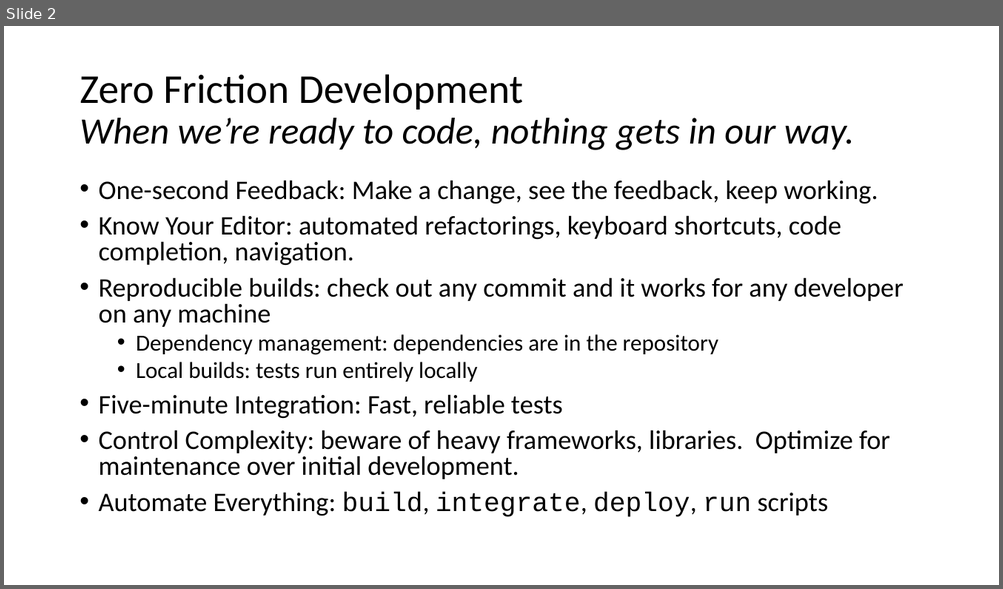
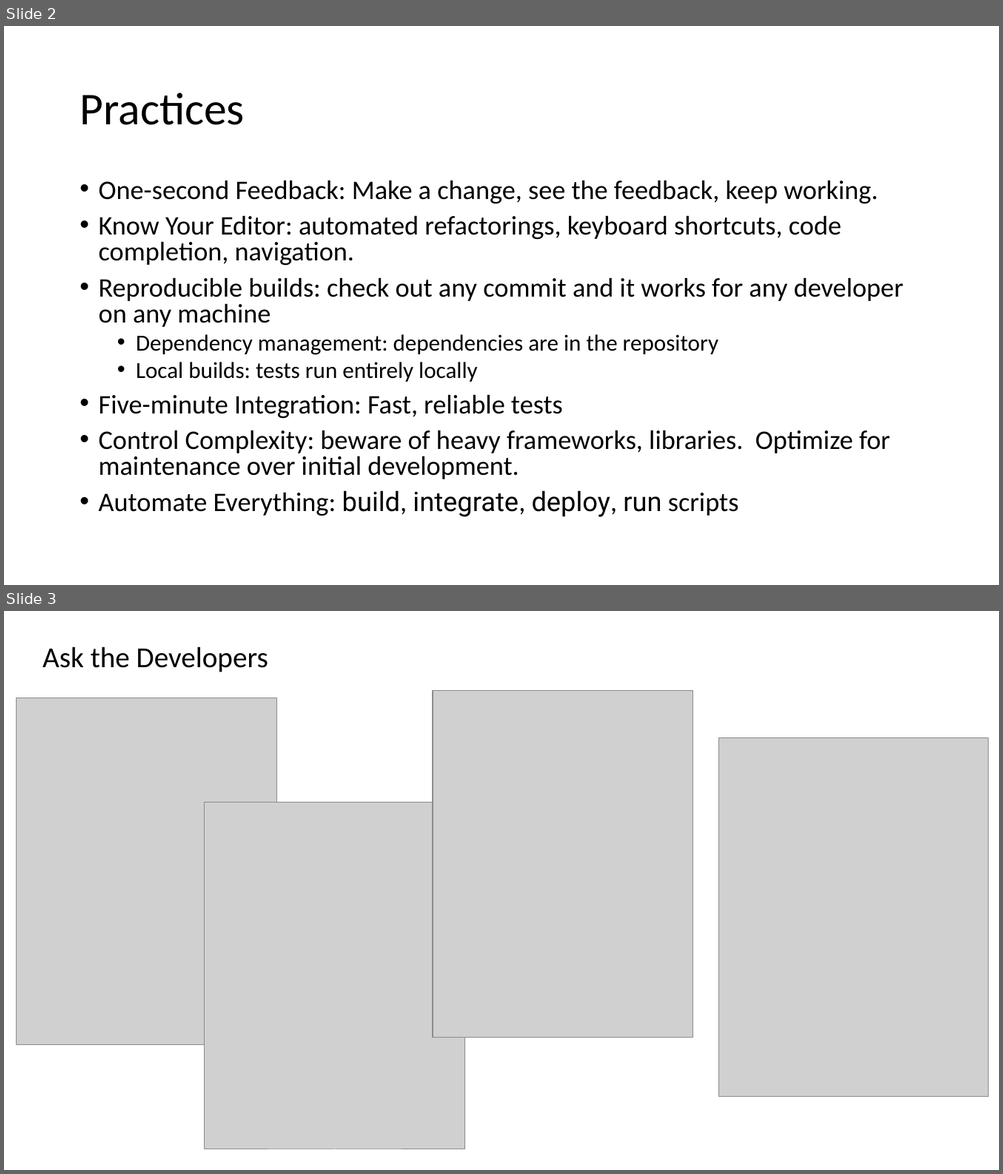
Before and after one commit to steverb1/Decks, a slide deck: zeroFrictionDevelopment.pptx. Shown one above the other, each under a label of ours: slide 2 before the commit, slides 2 and 3 after it. The pictures are 1003x589 and 1003x1174 pixels, drawn with LibreOffice and Linux fonts; fonts in the diff are those of the drawing; grey boxes stand for pictures. Boxes give left, top, right and bottom in pixels: in the first picture for what was removed or moved away, otherwise in the second. Text is boxed around its words. In the diff, an @@ line names an element or a change of style, - is before the commit and + after.

Commit message:
zero friction 2

```diff
--- a/zeroFrictionDevelopment.pptx
+++ b/zeroFrictionDevelopment.pptx
@@ slide 3 added at (x1=4, y1=611, x2=999, y2=1170), background #FFFFFF @@
@@ text added at (x1=42, y1=647, x2=268, y2=672), 28 pt, text #000000 @@
+Ask the Developers
@@ picture added at (x1=17, y1=698, x2=277, y2=1045) @@
@@ picture added at (x1=432, y1=691, x2=693, y2=1039) @@
@@ picture added at (x1=719, y1=738, x2=988, y2=1096) @@
@@ picture added at (x1=205, y1=803, x2=465, y2=1150) @@
@@ slide 2 changed as well @@
@@ title at (x1=79, y1=93, x2=244, y2=125): text changed; size 36 to 44 pt; italic off @@
-Zero Friction Development
-When we’re ready to code, nothing gets in our way.
+Practices
@@ text "One-second Feedback: Make a change, ..." at (x1=99, y1=180, x2=903, y2=517): font Courier New to Roboto in "build, integrate, deploy, run"; less space between paragraphs @@
```
Also in this commit, not shown: 1 other slide added, 1 slide removed.
